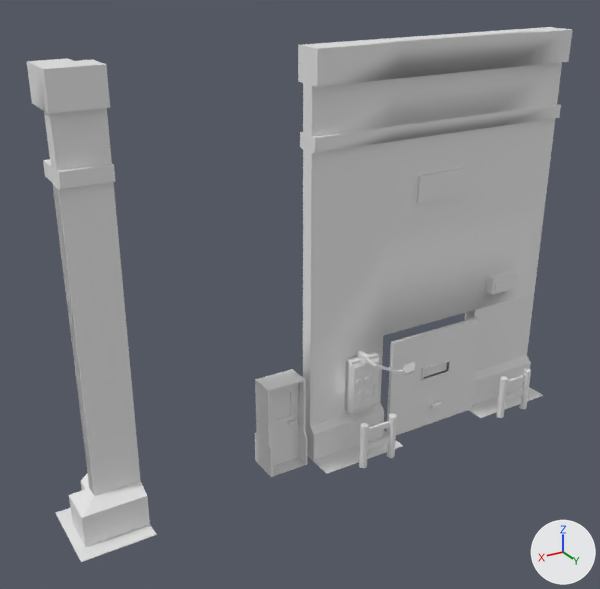
Before and after pictures for a commit that changed the Blender file Assets/5. Models/BlenderFiles/PROPS/StructureCompilation.blend.
Before and after are seen from a 50 mm lens placed at (2.62, 13.69, 10.87), pointed at (-5.6, -0.01, 4.02). The axes (+X, +Y, +Z) are drawn at lower right. The lights are the same throughout. The picture after the commit comes second. The same objects are shown in both versions, whatever each file hides.

The older version as bpy lines, for what is in view:
```python
ob_barrierright = bpy.data.objects.new('BarrierRight', me_cylinder_007)
ob_barrierright.parent = ob_mantle
ob_barrierright.location = (0.0, 0.0, 0.0)
ob_barrierright_001 = bpy.data.objects.new('BarrierRight.001', me_cylinder_008)
ob_barrierright_001.parent = ob_mantle
ob_barrierright_001.location = (0.0, 0.0, 0.0)
ob_corner = bpy.data.objects.new('Corner', me_cube_017)
ob_corner.location = (-1.11, 0.0, 0.0)
ob_corner.rotation_euler = (0.0, 0.0, 17.28)  # degrees (0, 0, 270)
ob_door = bpy.data.objects.new('Door', me_cube_010)
ob_door.parent = ob_doorframe
ob_door.location = (0.0114, -0.404, 1.058)
ob_door.rotation_euler = (0.0, 0.0, 1.571)  # degrees (0, 0, 90)
ob_door.scale = (0.412, 0.0536, 1.02)
ob_door_001 = bpy.data.objects.new('Door.001', me_cube_002)
ob_door_001.parent = ob_doorparent
ob_door_001.location = (0.0, 0.0, 0.0)
ob_doorframe = bpy.data.objects.new('DoorFrame', me_cube_016)
ob_doorframe.parent = ob_mandoor
ob_doorframe.location = (0.0, 0.0, 0.0216)
ob_doorframe.scale = (0.767, 1.0, 1.0)
ob_doornumber = bpy.data.objects.new('DoorNumber', me_cube_007)
ob_doornumber.parent = ob_doorparent
ob_doornumber.location = (0.0, 0.0, 0.0)
ob_doorpanel = bpy.data.objects.new('DoorPanel', me_cube_004)
ob_doorpanel.parent = ob_mantle
ob_doorpanel.location = (2.077, 0.333, 1.316)
ob_doorpanel.rotation_euler = (0.0, 0.0, 3.142)  # degrees (0, 0, 180)
ob_doorpanel.scale = (-0.13, -0.135, -0.0396)
ob_doorparent = bpy.data.objects.new('DoorParent', me_cube_005)
ob_doorparent.location = (-9.08, 0.0, 0.0)
```
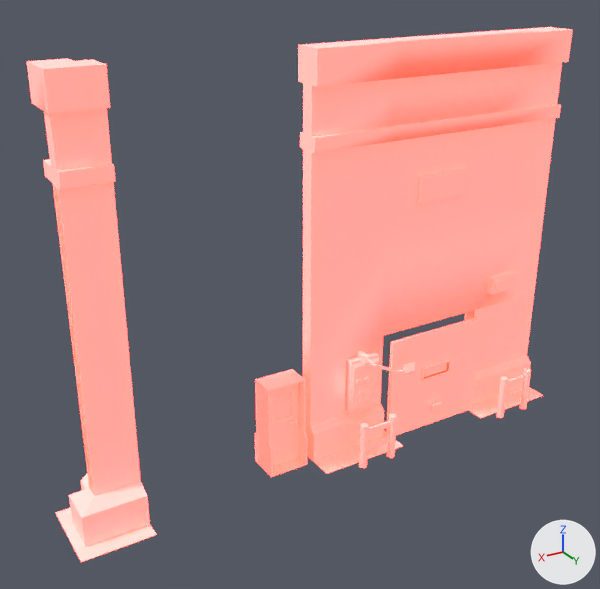
Where the change shows, as pixel boxes [x1, y1, x2, y2] in the pictures (600 x 589 px):
'DoorParent', recoloured, surface changed (lighter)
    both: [298, 27, 572, 474]
'Corner', recoloured, surface changed
    both: [27, 58, 157, 562]
'Door.001', recoloured, surface changed (lighter)
    both: [386, 317, 480, 436]
'DoorFrame', recoloured, surface changed (lighter)
    both: [255, 369, 307, 477]
'DoorPanel', recoloured, surface changed
    both: [345, 351, 415, 415]
'Door', recoloured, surface changed (lighter)
    both: [269, 383, 298, 467]
'DoorNumber', recoloured, surface changed (lighter)
    both: [417, 168, 466, 204]
'BarrierRight.001', recoloured, surface changed
    both: [359, 414, 397, 468]
'BarrierRight', recoloured, surface changed
    both: [497, 368, 531, 418]
'DoorLights', recoloured, surface changed (lighter)
    both: [486, 270, 518, 295]
'GreenLight', recoloured, surface changed
    both: [494, 280, 504, 291]
'DoorHandle', recoloured, surface changed
    both: [287, 419, 298, 425]

Diff of the bpy script that builds the scene:
```diff
--- a/Assets/5. Models/BlenderFiles/PROPS/StructureCompilation.blend.py
+++ b/Assets/5. Models/BlenderFiles/PROPS/StructureCompilation.blend.py
@@ mat_lowpolycommon @@
 mat_lowpolycommon.base_color = (0.8, 0.8, 0.8)  # white #e7e7e7
+mat_lowpolycommon.emission_strength = 20.0
+mat_lowpolycommon.emission_color = (1.0, 0.00378, 0.000923)  # red #ff0c03
```
